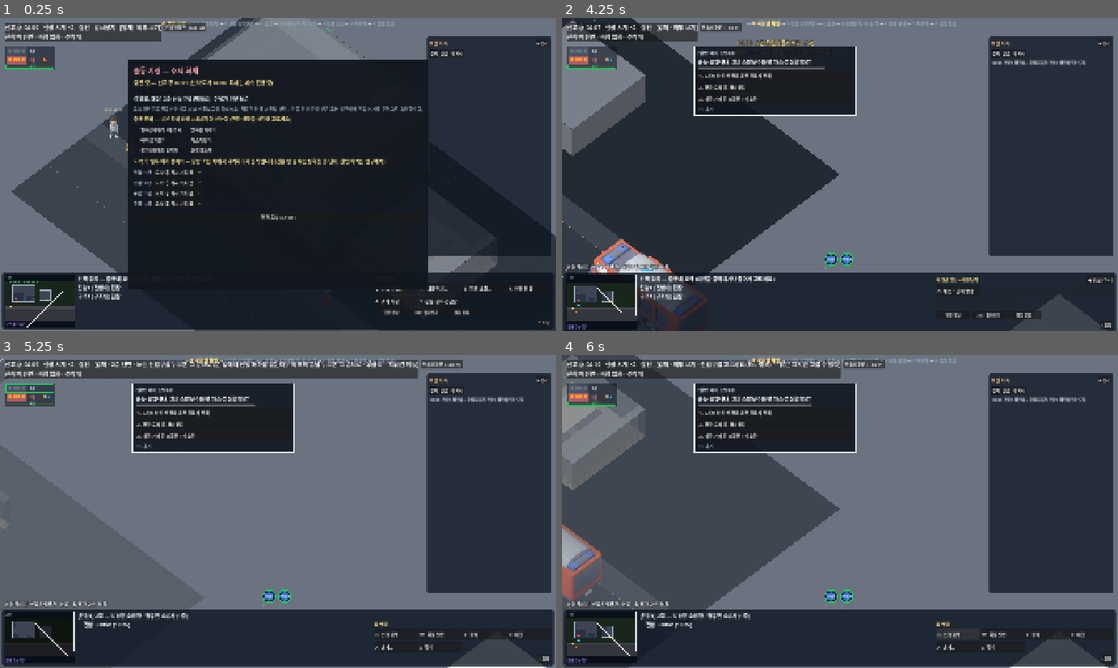
Above: before the commit, frames 1-4 (two rows, left to right).
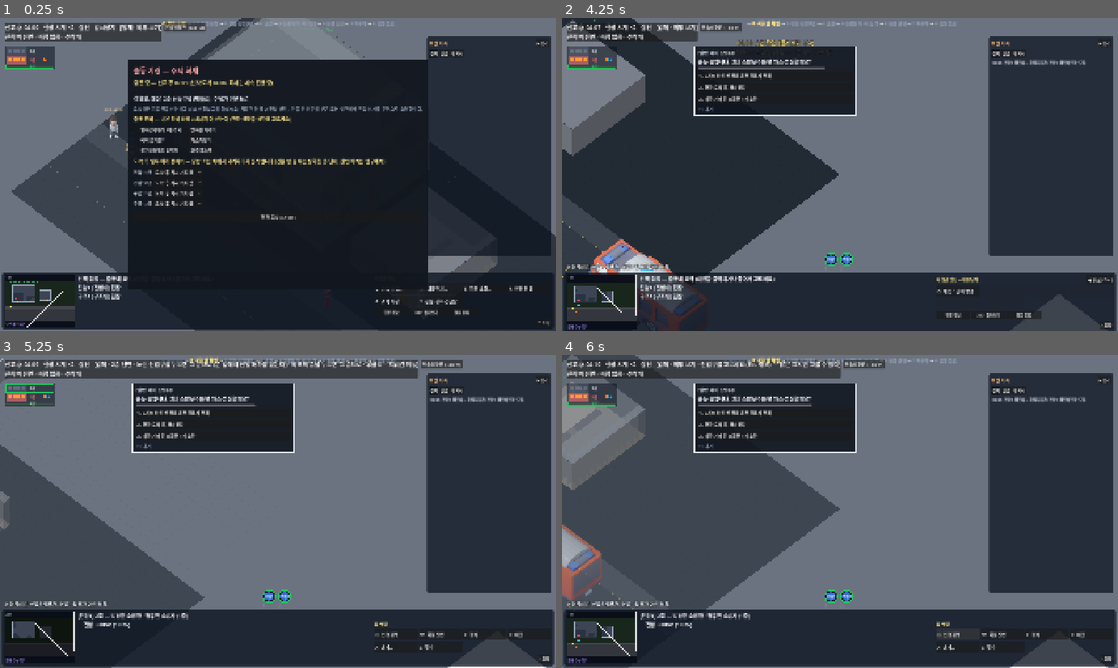
Above: after the commit, the same moments.

Repository: koo2957-collab/golden-time-game
Game: Godot game, scene res://scenes/world/world.tscn
The game is run twice, just before and just after one commit, with the same random seed, the same clock (stepped at 60 frames per second) and the same inputs. This scene is started directly instead of the project's main scene.
Inputs (mouse positions are in pixels of both pictures, inside the frame that each line leads up to):
- Up to frame 1 (0.25 s): no input
- Up to frame 2 (4.25 s): click "현장 도착 (Enter)" at 0.5 s; tap Enter at 1.25 s; drag from (600, 299) to (895, 105) at 1.27 s; click "Q 전략 변경…" at 2 s; click "◀ 뒤로 (Esc)" at 2.75 s; click "W 대응단계…" at 3.5 s
- Up to frame 3 (5.25 s): drag from (27, 395) to (250, 574) at 4.27 s; move the mouse to (278, 599) at 5.02 s; hold Page Up (floor_up) from 5.03 s (still down); tap Right (camera_right) at 5.1 s; click (278, 599) at 5.17 s
- Up to frame 4 (6 s): release Page Up (floor_up) at 5.75 s; click "Q 인명검색" at 5.75 s

Frames 1-2 are identical in both runs. In frame 3, 10% of the frame differs, in the area x 0-37%, y 28-100%; in frame 4, nothing differs.

Commit message:
F01: 짝 층 진하기 25% → 60% (구분이 안 되어)
Co-Authored-By: Claude Opus 5.5 <noreply@anthropic.com>

Diff:
--- a/data/ui/view_params.json
+++ b/data/ui/view_params.json
@@ -9,7 +9,7 @@
   "front_wall_alpha": {"value": 0.15, "source": "화면 설정", "note": "앞 바깥벽(남·동) 면 진하기 (2026-11-11 사용자 결정 15%). 문·창은 진하게 그대로"},
   "wall_cap_alpha": {"value": 0.75, "source": "화면 설정", "note": "앞 바깥벽 꼭대기 띠 진하기 — 면이 투명해도 건물 경계가 또렷하게"},
   "inner_wall_m": {"value": 1.2, "source": "화면 설정", "note": "실내 벽 높이 — 진한 벽 + 윗면 단면 띠 (2026-11-12 사용자 결정: 그라데이션을 없애 구조를 또렷하게)"},
-  "partner_alpha": {"value": 0.25, "source": "화면 설정", "note": "비켜 놓은 짝 층(고른 층이 아닌 층) 진하기 — 고른 층이 어느 층인지 한눈에 (2026-11-12 사용자 결정 25%)"},
+  "partner_alpha": {"value": 0.6, "source": "화면 설정", "note": "비켜 놓은 짝 층(고른 층이 아닌 층) 진하기 — 25%는 너무 흐려 구분이 안 됨, 2026-11-12 사용자 결정 50~75% → 60%"},
   "inner_wall_thick": {"value": 0.34, "source": "화면 설정", "note": "실내 벽 두께 = 칸(0.5m)의 이 비율 ≈ 17cm, 바깥벽의 1/3 (2026-11-12 사용자 결정)"},
   "open_wall_alpha": {"value": 0.5, "source": "화면 설정", "note": "없앤 앞 바깥벽 자리 테두리 진하기 (바닥선 실선, 꼭대기·모서리 점선)"},
   "unit_hole_px": {"value": 60, "source": "화면 설정", "note": "비켜 놓은 위층이 아래층 대원·요구조자를 가릴 때 위층을 반투명하게 할 둘레 반지름 (화면 px, 줌 1 기준)"},
--- a/scripts/ui/building/view_params.gd
+++ b/scripts/ui/building/view_params.gd
@@ -18,7 +18,7 @@
 var wall_cap_alpha := 0.75
 var inner_wall_m := 1.2
 var stack_mode := "stagger"
-var partner_alpha := 0.25
+var partner_alpha := 0.6
 var inner_wall_thick := 0.34
 var open_wall_alpha := 0.5
 var unit_hole_px := 60.0
